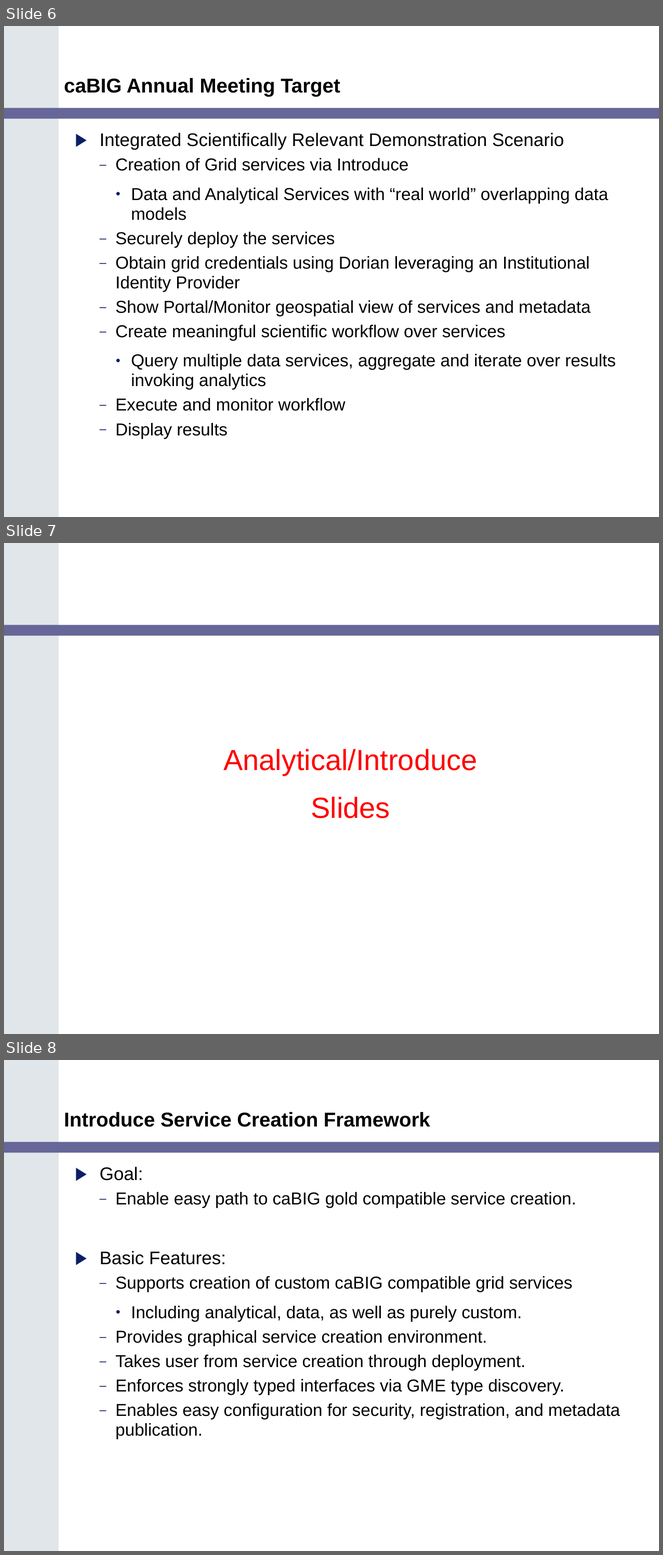
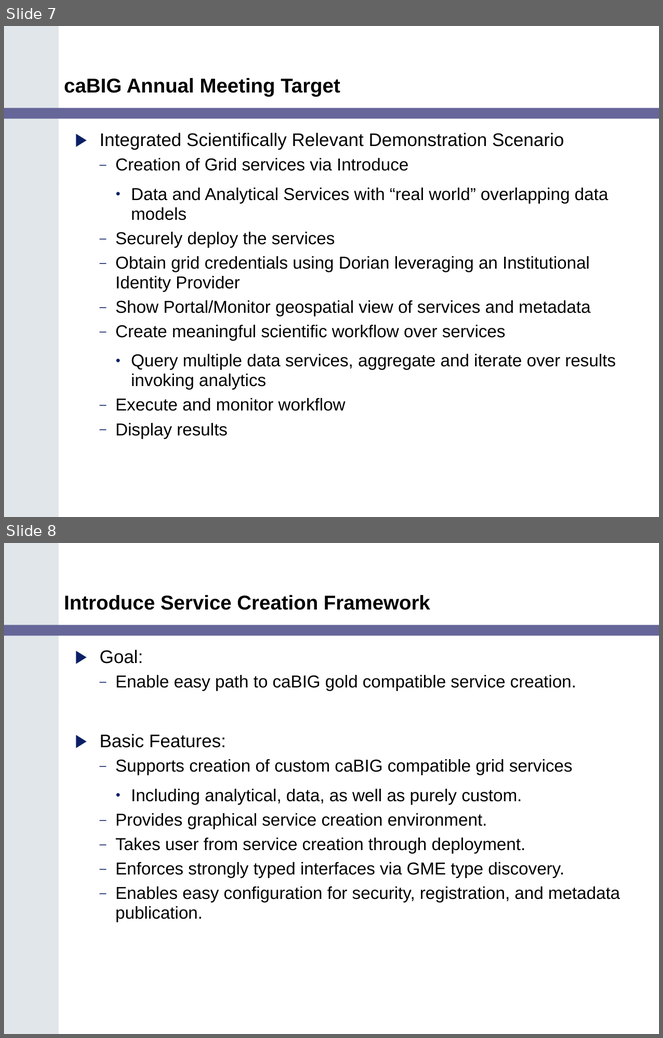
Before and after one commit to NCIP/cagrid-portal, a slide deck: cagrid-1-0/Documentation/presentations/200602_VCDE_ARCH/caGrid_Update_Arch_VCDE_Feb1.ppt. Shown one above the other, each under a label of ours: slides 6, 7 and 8 before the commit, slides 7 and 8 after it. The pictures are 663x1555 and 663x1038 pixels, drawn with LibreOffice and Linux fonts; fonts in the diff are those of the drawing; background and template pictures are left out. Boxes give left, top, right and bottom in pixels: in the first picture for what was removed or moved away, otherwise in the second. Text is boxed around its words. In the diff, an @@ line names an element or a change of style, - is before the commit and + after.

```diff
--- a/cagrid-1-0/Documentation/presentations/200602_VCDE_ARCH/caGrid_Update_Arch_VCDE_Feb1.ppt
+++ b/cagrid-1-0/Documentation/presentations/200602_VCDE_ARCH/caGrid_Update_Arch_VCDE_Feb1.ppt
@@ slide 7 removed at box(4, 543, 659, 1034), background #FFFFFF; not listed: 2 template elements that a slide beside it also shows @@
@@ text removed at box(223, 749, 477, 819) @@
-Analytical/Introduce
-Slides
@@ what was slide 6 is now slide 7 @@
```
Also in this commit, not shown: 2 slides changed, 1 slide added.
